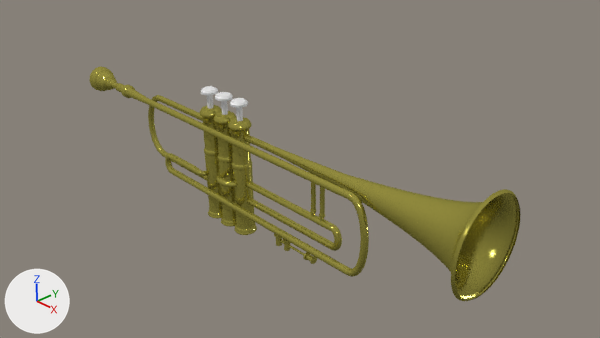
One commit to the Blender file scenes/trompete.blend: the scene before it, then after it.
The view is the same before and after, from the file's camera 'Camera'. Every picture has the same lights, and +X, +Y and +Z are marked at lower left.

The first picture shows 'Hauptteil', 'Mittelzylinder', 'Querstreben', 'Taste A', 'Taste B', 'Taste C', 'Ventile unten', 'Ventilhebel'.
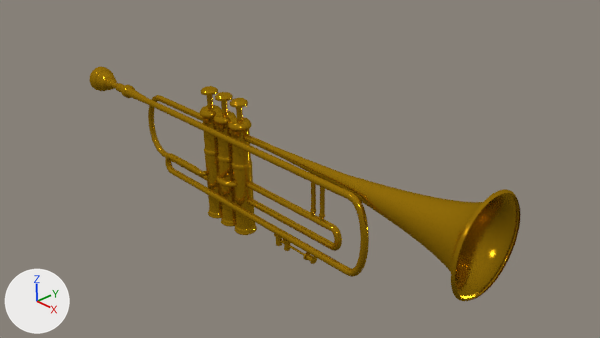
Commit message: materialien tuba / trompete + env map

Where the change shows, as pixel boxes [x1, y1, x2, y2] in the pictures (600 x 338 px):
'Hauptteil', recoloured: [89, 67, 521, 301] in both
'Mittelzylinder', recoloured: [200, 105, 257, 235] in both
'Querstreben', recoloured: [310, 173, 325, 222] in both
'Taste C', recoloured (white to yellow): [230, 98, 248, 121] in both
'Taste B', recoloured (white to yellow): [215, 92, 233, 115] in both
'Taste A', recoloured (white to yellow): [201, 86, 218, 109] in both
'Ventilhebel', recoloured: [280, 240, 317, 264] in both
'Ventile unten', recoloured: [274, 233, 290, 251] in both

Diff of the bpy script that builds the scene:
```diff
--- a/scenes/trompete.blend.py
+++ b/scenes/trompete.blend.py
@@ mat_gold_specular @@
 n3 = _N.new('ShaderNodeRGB'); n3.name = 'RGB'
-n3.outputs[0].default_value = (0.5, 0.451, 0.086, 1.0)  # 'Color', yellow #bcb353
+n3.outputs[0].default_value = (0.5, 0.268, 0.00604, 1.0)  # 'Color', yellow #bc8d12
 n4 = _N.new('ShaderNodeBsdfDiffuse'); n4.name = 'Diffuse BSDF'
@@ me_mesh @@
 me_mesh.from_pydata(...)  # 1440 vertices, 1416 faces; spans x -0.06..0.294, y -0.113..0.113, z -0.113..0.113
+me_mesh.materials.append(mat_gold_specular)
@@ me_mesh_001 @@
 me_mesh_001.from_pydata(...)  # 1440 vertices, 1416 faces; spans x -0.06..0.294, y -0.112..0.114, z -0.113..0.113
+me_mesh_001.materials.append(mat_gold_specular)
@@ me_mesh_002 @@
 me_mesh_002.from_pydata(...)  # 1440 vertices, 1416 faces; spans x -0.06..0.294, y -0.113..0.114, z -0.113..0.113
+me_mesh_002.materials.append(mat_gold_specular)
```
